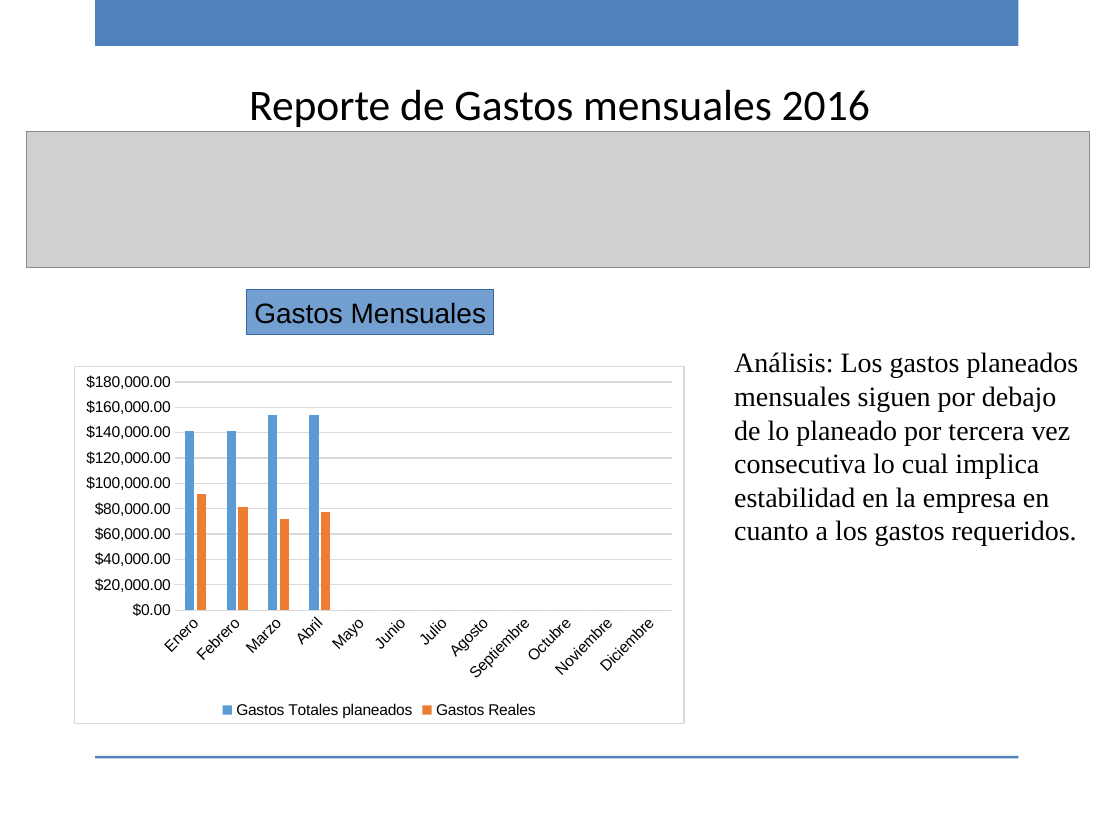
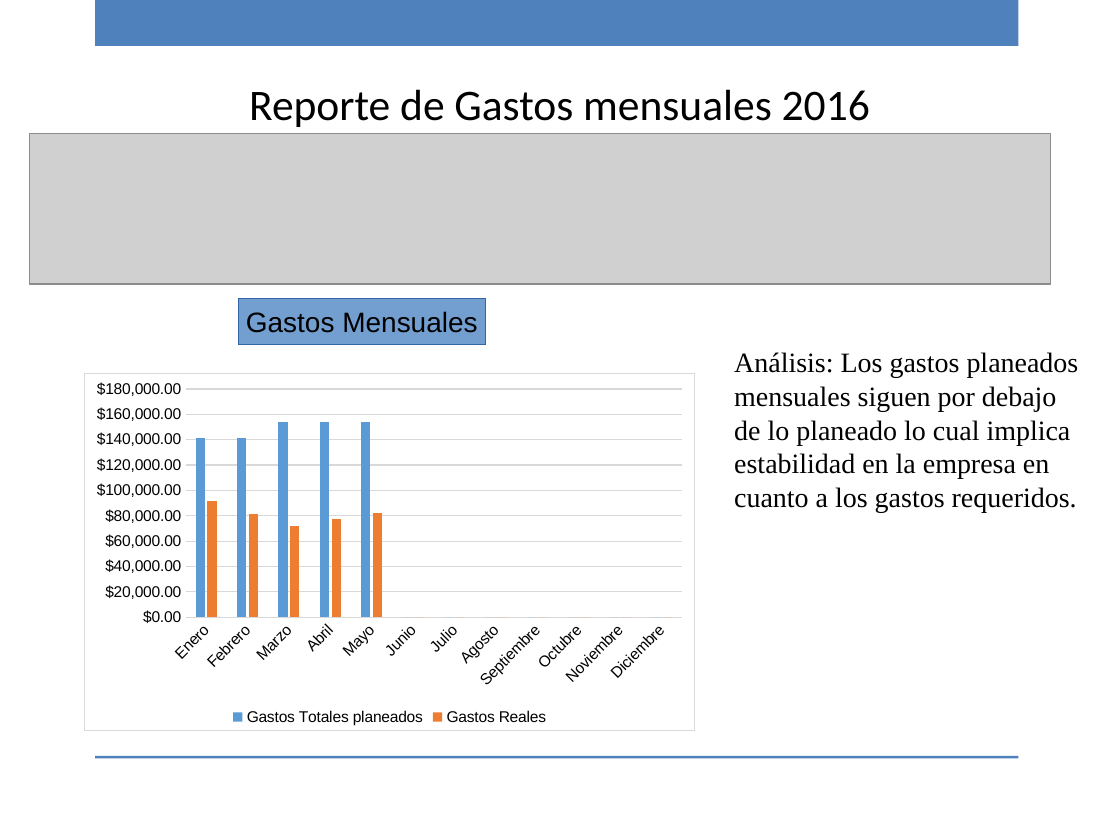
Before and after one commit to ricardo-novelasos/SOSQTP, a slide deck: slide 4 of Proyectos/2016/Métricas y monitoreo/Reporte_monitoreo_2016.pptx. Drawn at 1120x840 pixels with LibreOffice and Linux fonts; fonts in the diff are those of the drawing; grey boxes stand for pictures; background and template pictures are left out. Boxes give left, top, right and bottom in pixels: in the first picture for what was removed or moved away, otherwise in the second. Text is boxed around its words. In the diff, an @@ line names an element or a change of style, - is before the commit and + after.

```diff
--- a/Proyectos/2016/Métricas y monitoreo/Reporte_monitoreo_2016.pptx
+++ b/Proyectos/2016/Métricas y monitoreo/Reporte_monitoreo_2016.pptx
@@ picture: place and size @@
-picture at [27,132,1090,268]
+picture at [29,134,1051,284]
@@ rectangle "Gastos Mensuales": place and size @@
-rectangle "Gastos Mensuales" at [246,289,493,335]
+rectangle "Gastos Mensuales" at [239,299,485,345]
@@ text at [734,352,1079,512]: text changed @@
-Análisis: Los gastos planeados mensuales siguen por debajo de lo planeado por tercera vez consecutiva lo cual implica estabilidad en la empresa en cuanto a los gastos requeridos.
+Análisis: Los gastos planeados mensuales siguen por debajo de lo planeado lo cual implica estabilidad en la empresa en cuanto a los gastos requeridos.
@@ column chart at [84,373,696,731] @@
@@ Gastos Totales planeados, Mayo: 0 to 154000 @@
@@ Gastos Reales, Mayo: 0 to 83000 @@
@@ column chart: place and size @@
-column chart at [74,365,685,724]
+column chart at [84,373,696,731]
```
Also in this commit, not shown: 2 other slides changed, 1 other file.
